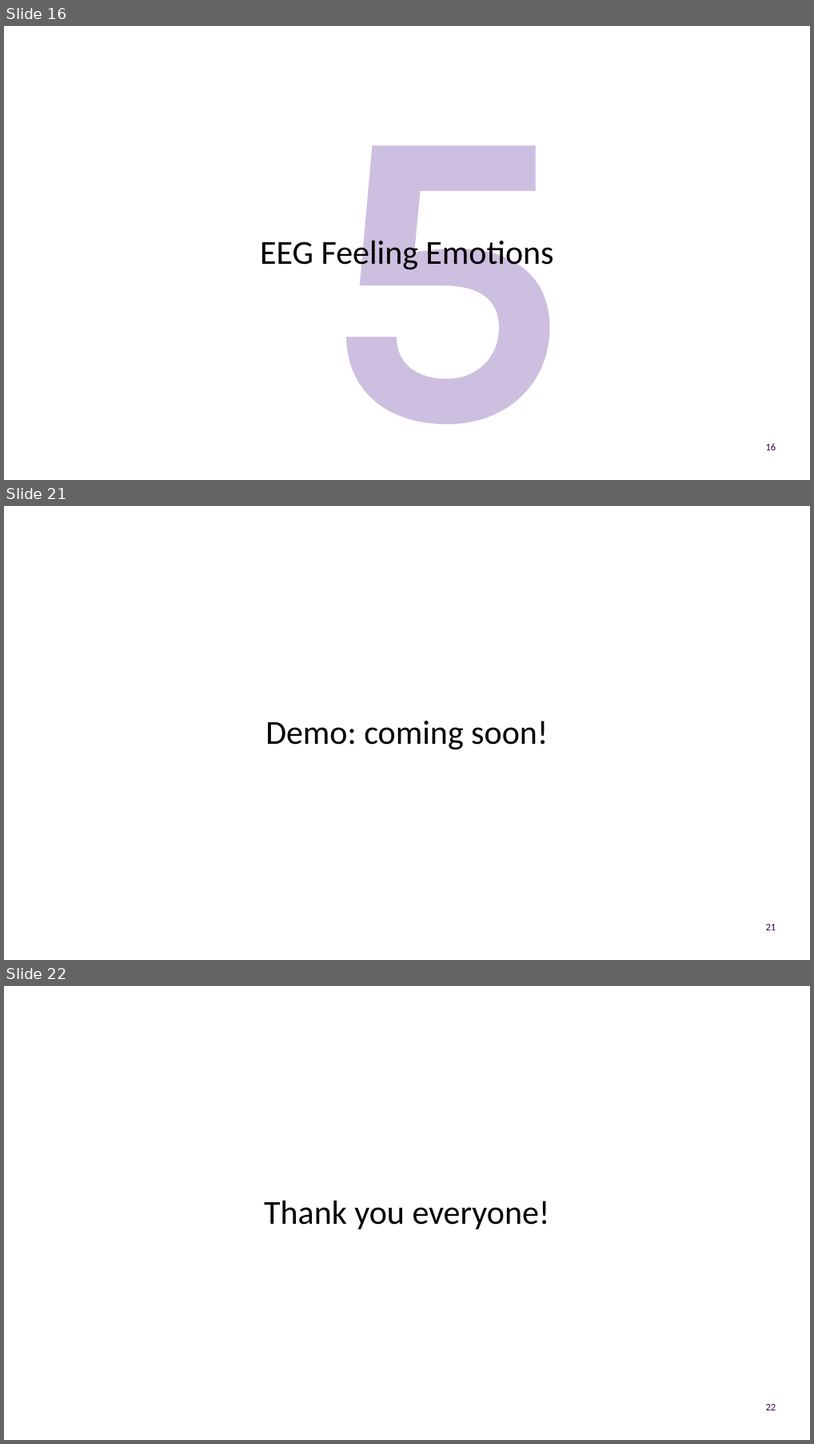
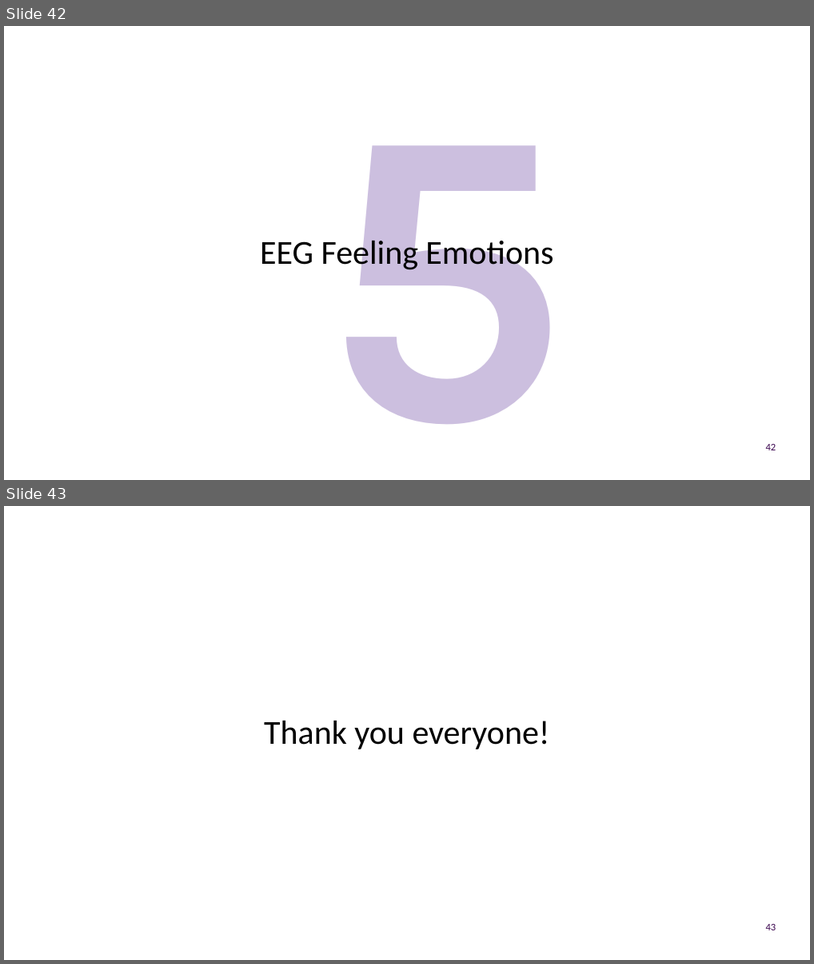
Before and after one commit to UOMDSS/workshops-2022-2023, a slide deck: semester-1/Week-7-EEG-Feeling-Emotions-Logistic-Regression/presentation.pptx. Shown one above the other, each under a label of ours: slides 16, 21 and 22 before the commit, slides 42 and 43 after it; the slides between them are not shown. The pictures are 814x1444 and 814x964 pixels, drawn with LibreOffice and Linux fonts; fonts in the diff are those of the drawing; background and template pictures are left out. Boxes give left, top, right and bottom in pixels: in the first picture for what was removed or moved away, otherwise in the second. Text is boxed around its words. In the diff, an @@ line names an element or a change of style, - is before the commit and + after.

```diff
--- a/semester-1/Week-7-EEG-Feeling-Emotions-Logistic-Regression/presentation.pptx
+++ b/semester-1/Week-7-EEG-Feeling-Emotions-Logistic-Regression/presentation.pptx
@@ slide 21 removed at (4,506,810,960), background #FFFFFF @@
@@ text removed at (266,720,548,750) @@
-Demo: coming soon!
@@ page number removed at (766,924,777,930) @@
-21
@@ what was slide 16 is now slide 42 @@
@@ page number at (766,444,777,450): text changed @@
-16
+42
@@ what was slide 22 is now slide 43 @@
@@ page number at (766,924,777,930): text changed @@
-22
+43
```
Also in this commit, not shown: 7 slides changed, 27 slides added, 5 other slides removed.
